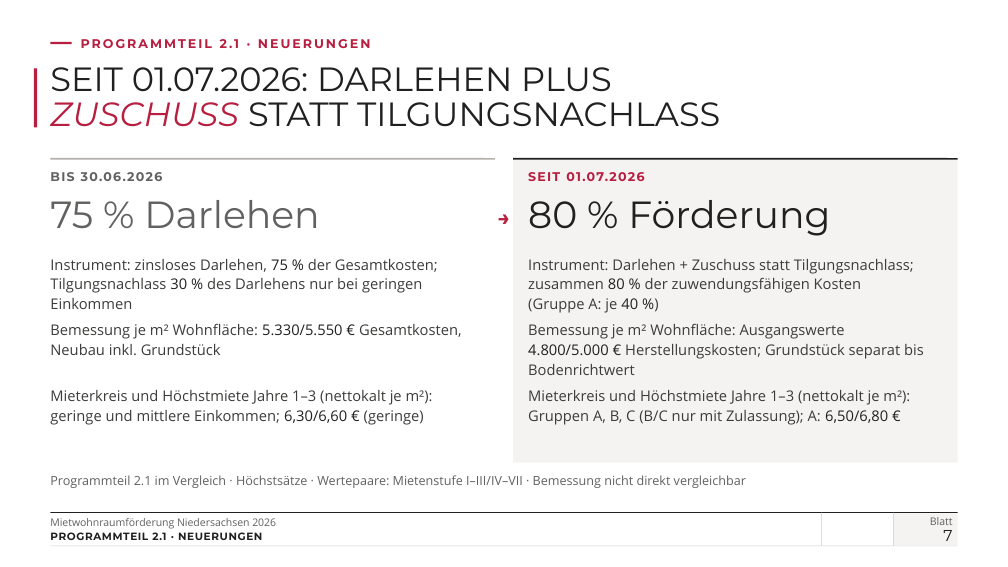
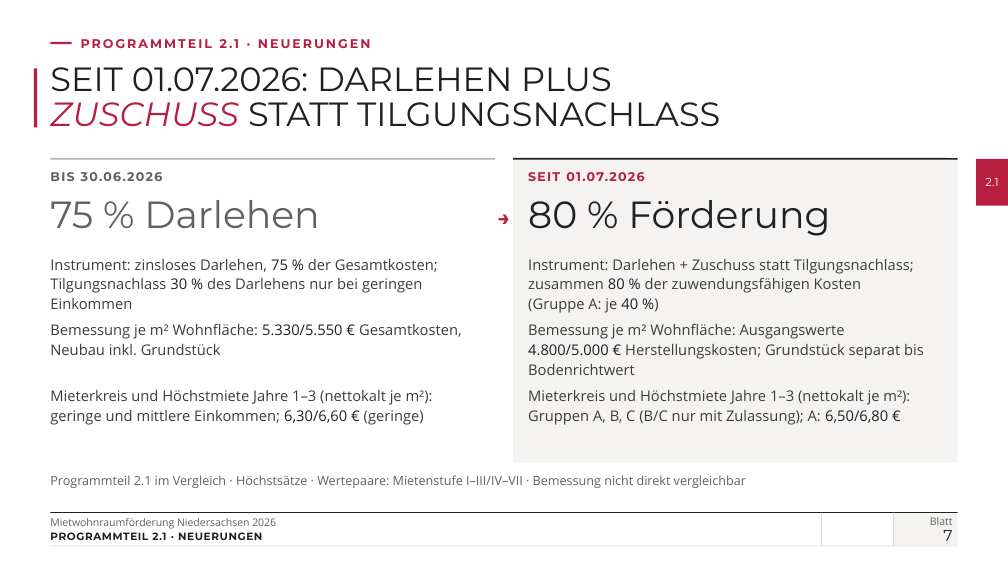
Before and after one commit to vgedaschko/NBank, a slide deck: slide 7 of praesentation/dist/PGN-Mietwohnraumfoerderung-Niedersachsen-2026-Vortrag.pptx. Drawn at 1008x567 pixels with LibreOffice and Linux fonts; fonts in the diff are those of the drawing; background and template pictures are left out. Boxes give left, top, right and bottom in pixels: in the first picture for what was removed or moved away, otherwise in the second. Text is boxed around its words. In the diff, an @@ line names an element or a change of style, - is before the commit and + after.

```diff
--- a/praesentation/dist/PGN-Mietwohnraumfoerderung-Niedersachsen-2026-Vortrag.pptx
+++ b/praesentation/dist/PGN-Mietwohnraumfoerderung-Niedersachsen-2026-Vortrag.pptx
@@ rectangle added at bbox=[976, 159, 1008, 206], fill #B71E3F, 11 pt, text #FFFFFF @@
+2.1
```
Also in this commit, not shown: 19 other slides changed, 20 other files.
